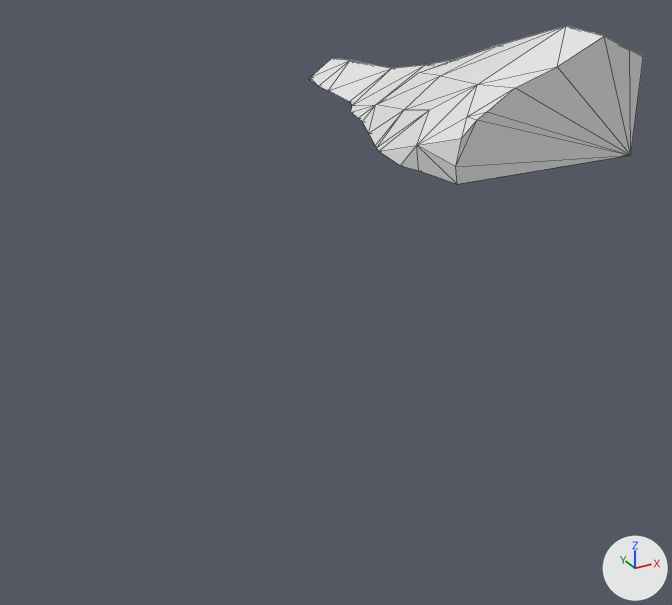
The glTF model assets/terrain/surface_pieces/surf_6_10.glb, before and after one commit.
Before and after are seen from a 50 mm lens placed at (-81.61, 48.76, 2.27), pointed at (-76.83, 57.46, -2.08). The axes (+X, +Y, +Z) are drawn at lower right. The lights are the same throughout. The first picture is the older version. Mesh edges are drawn as thin lines. Where no turn or scale is listed for an object, it has been applied to the vertices.

Names of what the first picture shows: 'geometry_0'.
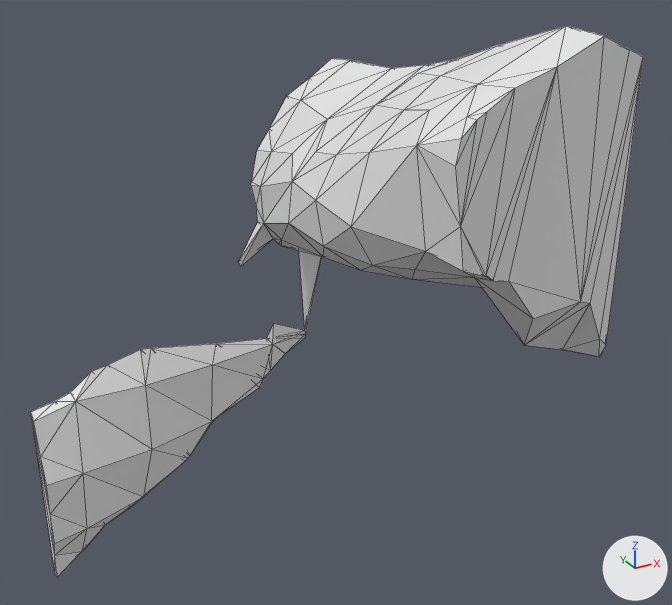
Scene script edits in JSON lines:
```json
{"block": "me_geometry_0", "where": "# used by ob_geometry_0; location = (0.0, 0.0, 0.0)"}
{"op": "remove", "block": "me_geometry_0", "code": "me_geometry_0.from_pydata(...)  # 60 vertices, 116 faces; spans x -77.12..-75.0, y 55.0..60.0, z 0.0..1.16"}
{"op": "add", "block": "me_geometry_0", "code": "me_geometry_0.from_pydata(...)  # 177 vertices, 350 faces; spans x -80.0..-75.0, y 55.0..60.0, z -6.63..1.16"}
{"block": "me_geometry_0", "change": "me_geometry_0 part 1"}
{"block": "me_geometry_0", "change": "18 vertices are removed from x -77.12..-75.0, y 55.0..60.0, z 0.0"}
{"block": "me_geometry_0", "change": "68 faces are deleted"}
{"block": "me_geometry_0", "change": "1 vertex moves from x -75.87, y 59.95, z 0.0 to x -76.18, y 60.0, z -0.2"}
{"block": "me_geometry_0", "change": "135 vertices are added at x -80.0..-75.0, y 55.0..60.0, z -6.63..-0.06"}
{"block": "me_geometry_0", "change": "302 new faces join them"}
```

Boxes [x1, y1, x2, y2] around the edits, measured in the pictures (672 x 605 px):
```json
{"object": "geometry_0", "change": "reshaped", "before": [309, 26, 643, 184], "after": [31, 26, 643, 577], "on screen": "83% wider, 247% taller"}
{"part": 1, "of": "me_geometry_0", "change": "built on", "before": [309, 36, 643, 184], "after": [31, 36, 643, 577]}
```
